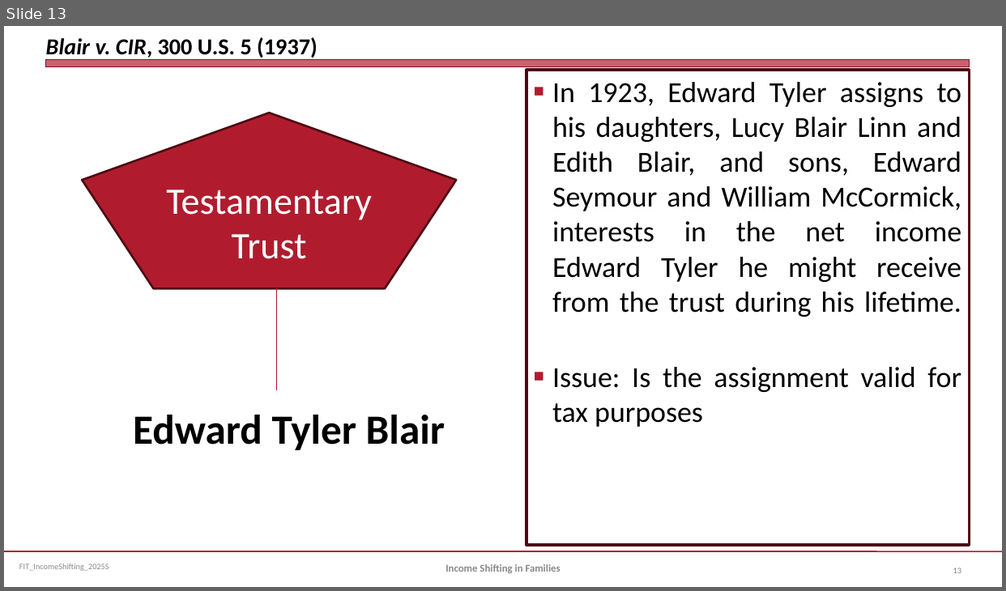
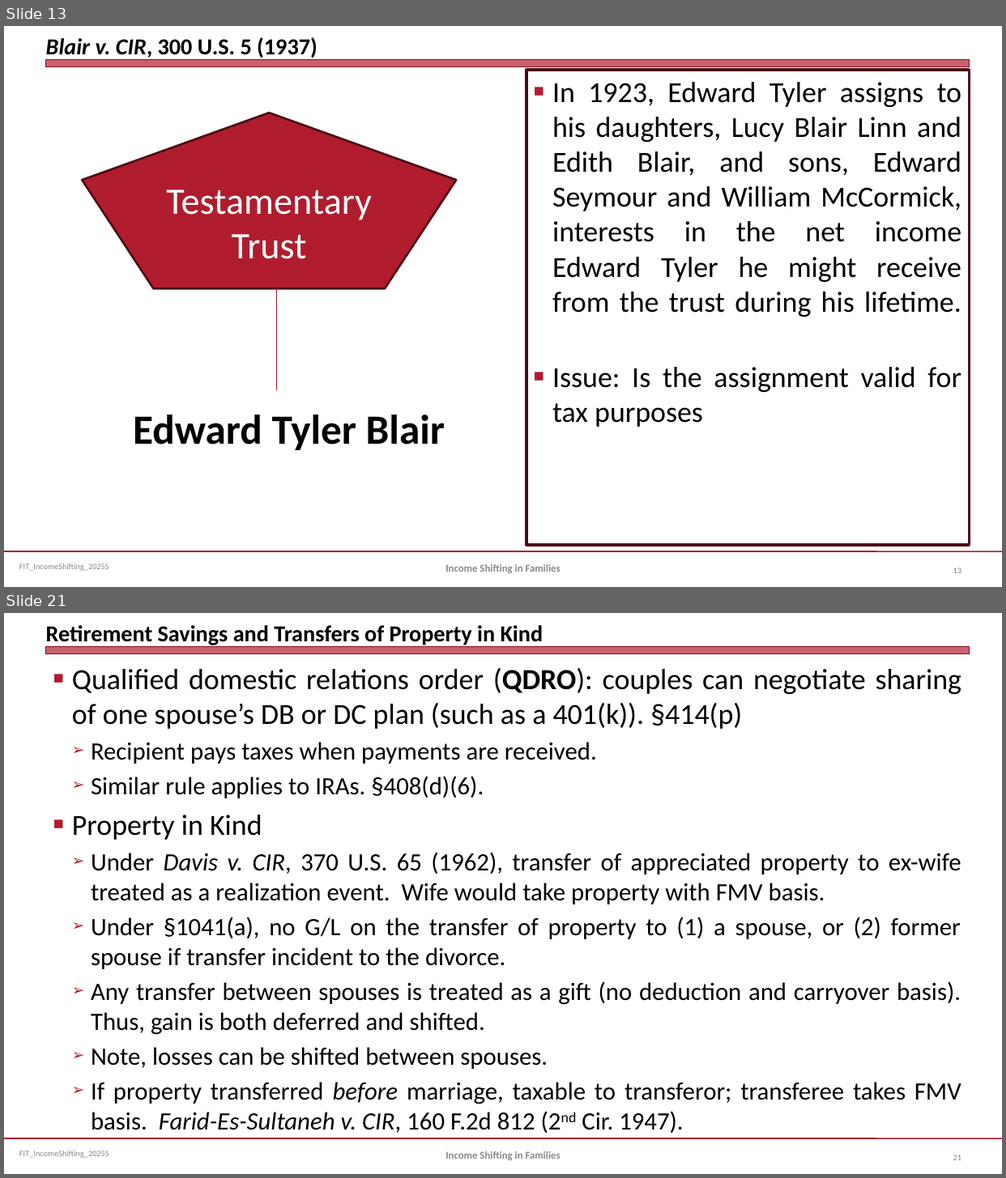
Before and after one commit to jmc877/Fed-Income-Tax, a slide deck: slides/FIT_IncomeShifting_2025S.pptx. Shown one above the other, each under a label of ours: slide 13 before the commit, slides 13 and 21 after it; the slides between them are not shown. The pictures are 1006x591 and 1006x1178 pixels, drawn with LibreOffice and Linux fonts; fonts in the diff are those of the drawing. Boxes give left, top, right and bottom in pixels: in the first picture for what was removed or moved away, otherwise in the second. Text is boxed around its words. In the diff, an @@ line names an element or a change of style, - is before the commit and + after.

```diff
--- a/slides/FIT_IncomeShifting_2025S.pptx
+++ b/slides/FIT_IncomeShifting_2025S.pptx
@@ slide 21 added at (4,613,1002,1174), background #FFFFFF; not listed: 3 template elements that a slide beside it also shows @@
@@ title added at (46,625,543,647), 22 pt, text #000000, bold @@
+Retirement Savings and Transfers of Property in Kind
@@ text added at (72,668,962,1133), 24 pt, text #000000 @@
+■ Qualified domestic relations order (QDRO): couples can negotiate sharing of one spouse’s DB or DC plan (such as a 401(k)). §414(p)
+  ➢ Recipient pays taxes when payments are received.
+  ➢ Similar rule applies to IRAs. §408(d)(6).
+■ Property in Kind
+  ➢ Under Davis v. CIR, 370 U.S. 65 (1962), transfer of appreciated property to ex-wife treated as a realization event. Wife would take property with FMV basis.
+  ➢ Under §1041(a), no G/L on the transfer of property to (1) a spouse, or (2) former spouse if transfer incident to the divorce.
+  ➢ Any transfer between spouses is treated as a gift (no deduction and carryover basis). Thus, gain is both deferred and shifted.
+  ➢ Note, losses can be shifted between spouses.
+  ➢ If property transferred before marriage, taxable to transferor; transferee takes FMV basis. Farid-Es-Sultaneh v. CIR, 160 F.2d 812 (2nd Cir. 1947).
@@ text added at (445,1152,560,1161), 10 pt, text #898989, bold @@
+Income Shifting in Families
@@ page number added at (953,1155,961,1161), 8 pt, text #808080 @@
+21
```
Also in this commit, not shown: 4 slides changed, 3 other slides added.
